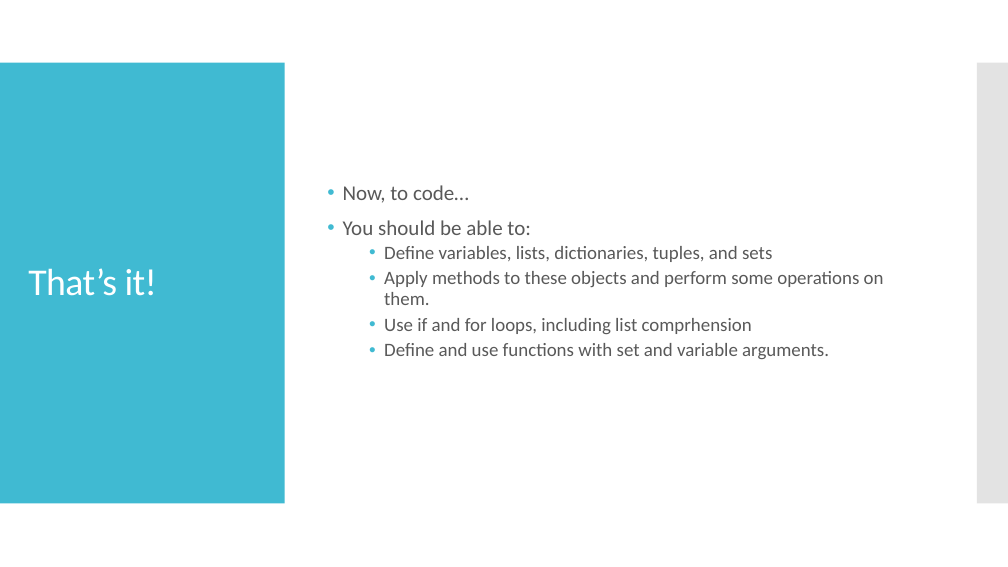
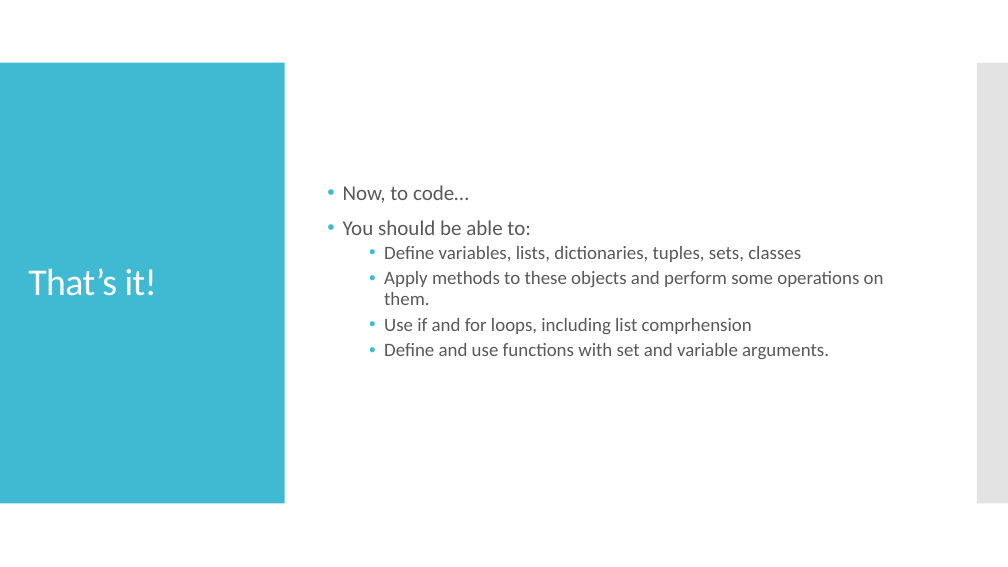
Before and after one commit to frdarya/Python4Neuroimaging, a slide deck: slide 25 of Session1.pptx (slide 24 before the commit). Drawn at 1008x567 pixels with LibreOffice and Linux fonts; fonts in the diff are those of the drawing. Boxes give left, top, right and bottom in pixels: in the first picture for what was removed or moved away, otherwise in the second. Text is boxed around its words. In the diff, an @@ line names an element or a change of style, - is before the commit and + after.

```diff
--- a/Session1.pptx
+++ b/Session1.pptx
@@ text at box(384, 246, 801, 262): text changed @@
-  • Define variables, lists, dictionaries, tuples, and sets
+  • Define variables, lists, dictionaries, tuples, sets, classes
```
Also in this commit, not shown: 2 other slides changed, 1 slide added.
